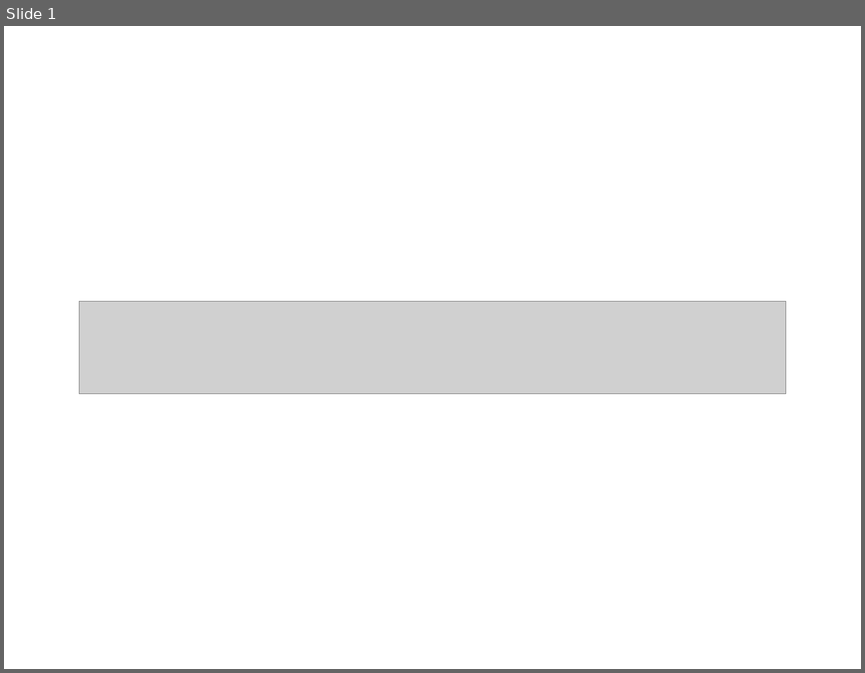
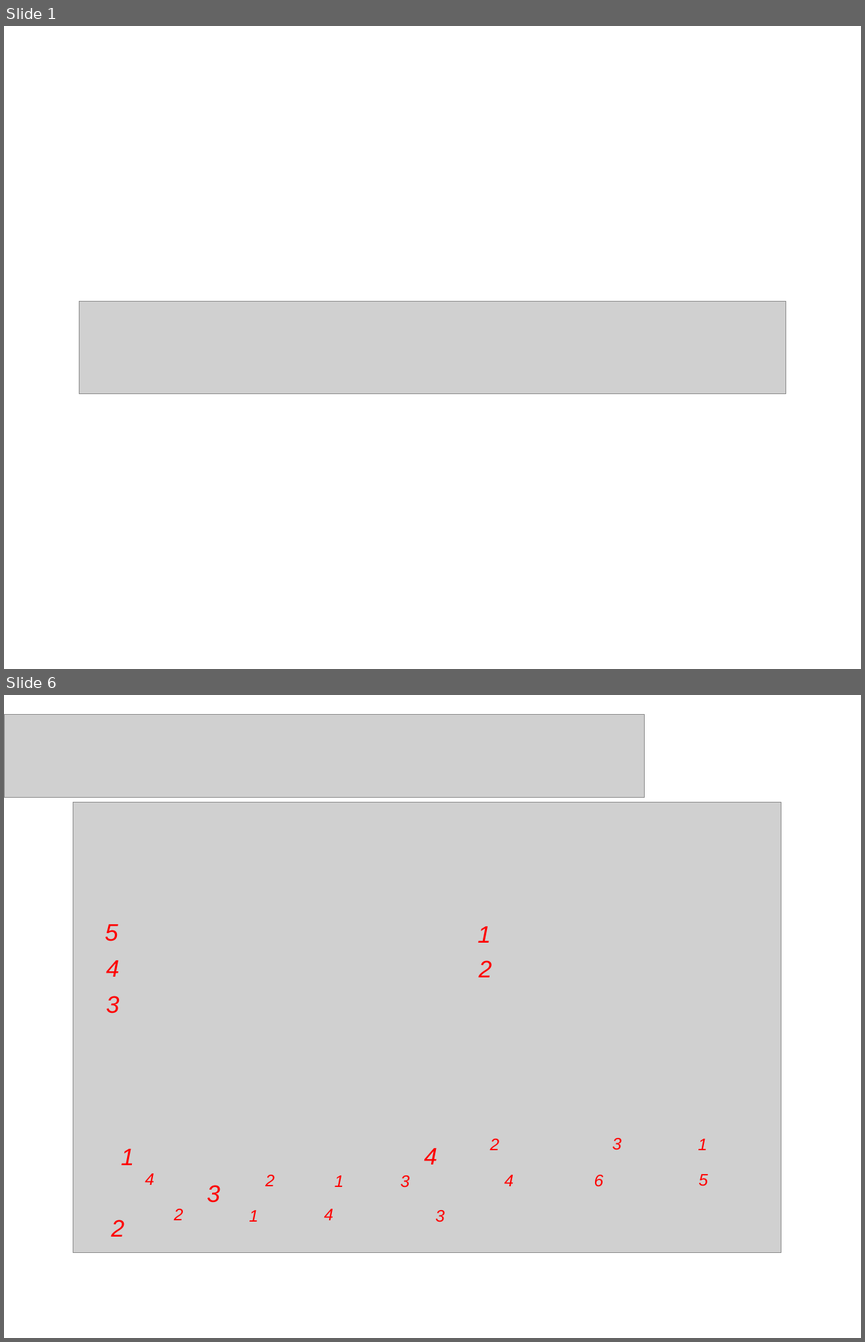
Before and after one commit to dkuzminov/polnikova, a slide deck: 1 класс/09. Предложение. Текст.ppt. Shown one above the other, each under a label of ours: slide 1 before the commit, slides 1 and 6 after it; the slides between them are not shown. The pictures are 865x673 and 865x1342 pixels, drawn with LibreOffice and Linux fonts; fonts in the diff are those of the drawing; grey boxes stand for pictures. Boxes give left, top, right and bottom in pixels: in the first picture for what was removed or moved away, otherwise in the second. Text is boxed around its words. In the diff, an @@ line names an element or a change of style, - is before the commit and + after.

```diff
--- a/1 класс/09. Предложение. Текст.ppt
+++ b/1 класс/09. Предложение. Текст.ppt
@@ slide 6 added at box(4, 695, 861, 1338), background #FFFFFF @@
@@ picture added at box(4, 715, 644, 798) @@
@@ picture added at box(73, 802, 781, 1252) @@
@@ text added at box(105, 924, 118, 941), 20 pt, text #FF0000, italic @@
+5
@@ text added at box(477, 926, 490, 943), 20 pt, text #FF0000, italic @@
+1
@@ text added at box(106, 960, 119, 977), 20 pt, text #FF0000, italic @@
+4
@@ text added at box(479, 960, 492, 977), 20 pt, text #FF0000, italic @@
+2
@@ text added at box(106, 996, 119, 1013), 20 pt, text #FF0000, italic @@
+3
@@ text added at box(490, 1138, 500, 1150), 14 pt, text #FF0000, italic @@
+2
@@ text added at box(612, 1138, 621, 1150), 14 pt, text #FF0000, italic @@
+3
@@ text added at box(698, 1138, 707, 1150), 14 pt, text #FF0000, italic @@
+1
@@ text added at box(121, 1149, 134, 1165), 20 pt, text #FF0000, italic @@
+1
@@ text added at box(424, 1148, 437, 1164), 20 pt, text #FF0000, italic @@
+4
@@ text added at box(145, 1173, 154, 1185), 14 pt, text #FF0000, italic @@
+4
@@ text added at box(265, 1174, 275, 1186), 14 pt, text #FF0000, italic @@
+2
@@ text added at box(334, 1175, 344, 1187), 14 pt, text #FF0000, italic @@
+1
@@ text added at box(400, 1175, 410, 1187), 14 pt, text #FF0000, italic @@
+3
@@ text added at box(504, 1174, 514, 1186), 14 pt, text #FF0000, italic @@
+4
@@ text added at box(594, 1174, 604, 1187), 14 pt, text #FF0000, italic @@
+6
@@ text added at box(698, 1174, 708, 1186), 14 pt, text #FF0000, italic @@
+5
@@ text added at box(207, 1185, 220, 1202), 20 pt, text #FF0000, italic @@
+3
@@ text added at box(111, 1219, 124, 1236), 20 pt, text #FF0000, italic @@
+2
@@ text added at box(174, 1208, 184, 1220), 14 pt, text #FF0000, italic @@
+2
@@ text added at box(249, 1210, 258, 1221), 14 pt, text #FF0000, italic @@
+1
@@ text added at box(324, 1208, 334, 1220), 14 pt, text #FF0000, italic @@
+4
@@ text added at box(435, 1210, 445, 1222), 14 pt, text #FF0000, italic @@
+3
```
Also in this commit, not shown: 1 slide changed, 5 other slides added, 6 slides removed, 22 other files.
